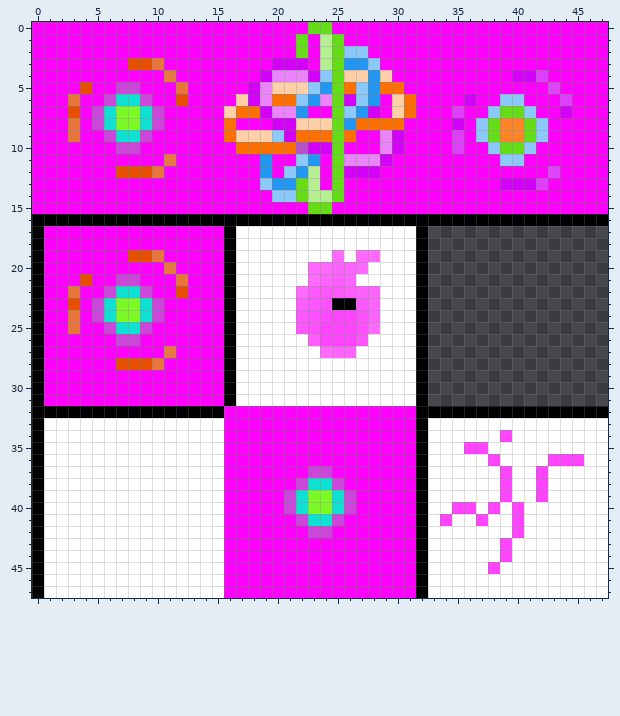
Pixel-art sprite, stored at tha_game_cherno/resources/textures/sheets/projectiles/spell_projectiles.png. Above is the file before it was changed.
The file is 48x48 pixels. Colours within 5 levels of each other are drawn and written as one.
Now the later version:
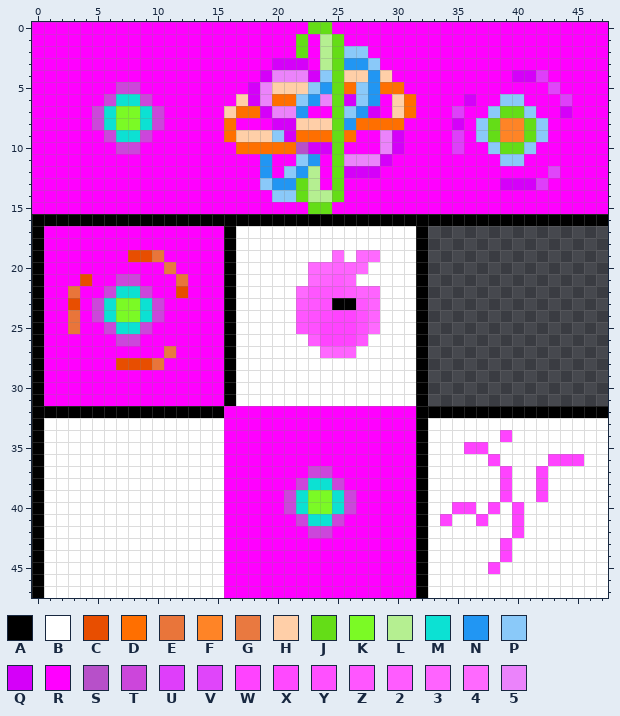
Palette (. is transparent): A #000000  B #ffffff  C #e84e00  D #ff6f00  E #e9753a  F #ff8426  G #e97940  H #ffcfa8  J #64dd17  K #7bfa25  L #b5ef91  M #0ce1d3  N #2196f3  P #8ac9f9  Q #d500f9  R #ff00ff  S #b750c9  T #cc46db  U #df3efa  V #e045fa  W #ff43ff  X #ff49ff  Y #ff50ff  Z #ff56ff  2 #ff5cff  3 #ff63ff  4 #ff69ff  5 #eb83fb
Difference:
y 3: x 8..10 CCE -> RRR
y 4: x 11 G -> R
y 5: x 4 C -> R; x 12 E -> R
y 6: x 3 E -> R; x 12 C -> R
y 7: x 3 C -> R
y 8..9: x 3 E -> R
y 11: x 11 G -> R
y 12: x 7..10 CCCE -> RRRR
Changed places in both pictures, as pixel boxes (x1, y1, x2, y2):
changed: (68, 58, 188, 178)
